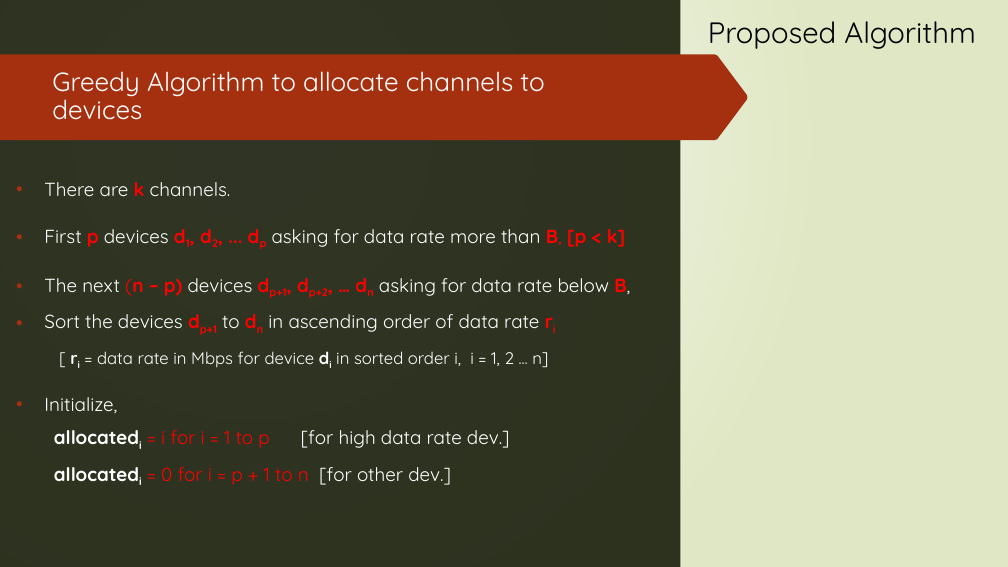
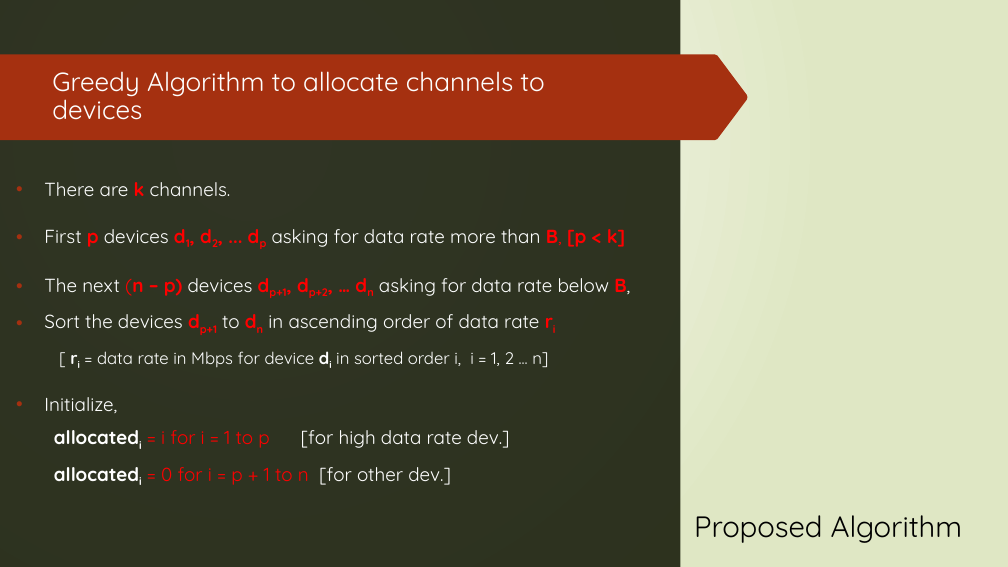
Before and after one commit to debopriyodjghosh/Channel-allocation-web-app, a slide deck: slide 11 of Docs/ppt.pptx. Drawn at 1008x567 pixels with LibreOffice and Linux fonts; fonts in the diff are those of the drawing. Boxes give left, top, right and bottom in pixels: in the first picture for what was removed or moved away, otherwise in the second. Text is boxed around its words. In the diff, an @@ line names an element or a change of style, - is before the commit and + after.

```diff
--- a/Docs/ppt.pptx
+++ b/Docs/ppt.pptx
@@ text "Proposed Algorithm": place and size @@
-text "Proposed Algorithm" at <box>708,21,976,49</box>
+text "Proposed Algorithm" at <box>694,515,963,543</box>
```
Also in this commit, not shown: 2 other slides changed, 3 other files.
